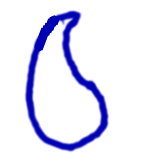
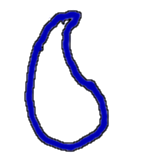
The second 144 x 165 image is a revision of the first. Changes to its layers:
removed layer "Floated Layer" over [left=24, top=10, right=109, bottom=152]
painted on "Background" over [left=24, top=10, right=109, bottom=152]
